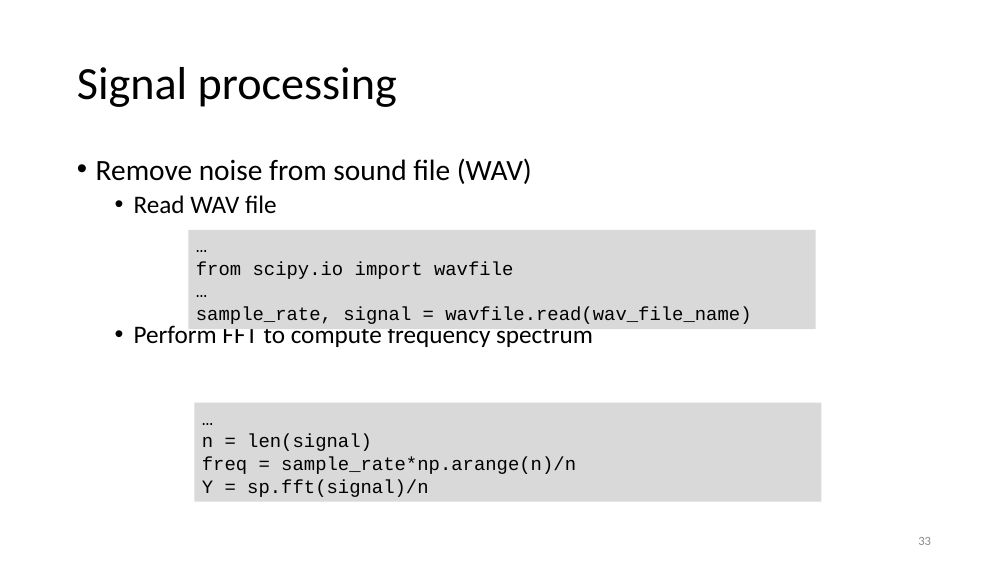
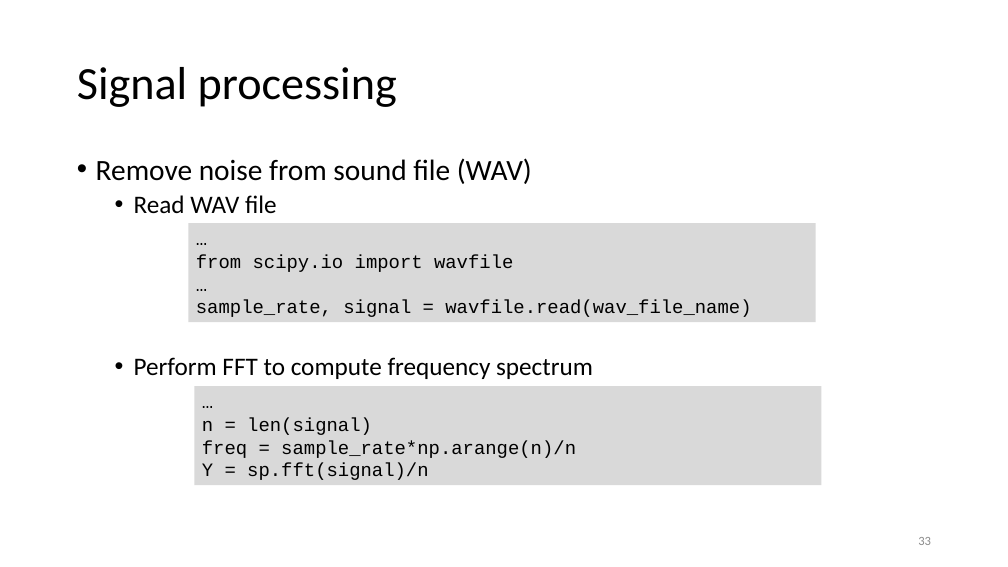
Before and after one commit to gjbex/Scientific-Python, a slide deck: slide 33 of scientific_python.pptx. Drawn at 1008x567 pixels with LibreOffice and Linux fonts; fonts in the diff are those of the drawing. Boxes give left, top, right and bottom in pixels: in the first picture for what was removed or moved away, otherwise in the second. Text is boxed around its words. In the diff, an @@ line names an element or a change of style, - is before the commit and + after.

```diff
--- a/scientific_python.pptx
+++ b/scientific_python.pptx
@@ text "Remove noise from sound file ..." rewrapped from [96, 158, 593, 347] to [96, 158, 593, 379] @@
@@ rectangle "…": place and size @@
-rectangle "…" at [188, 230, 815, 329]
+rectangle "…" at [188, 223, 815, 322]
@@ rectangle "…": place and size @@
-rectangle "…" at [194, 402, 821, 501]
+rectangle "…" at [194, 386, 821, 485]
```
Also in this commit, not shown: 8 other slides changed.
